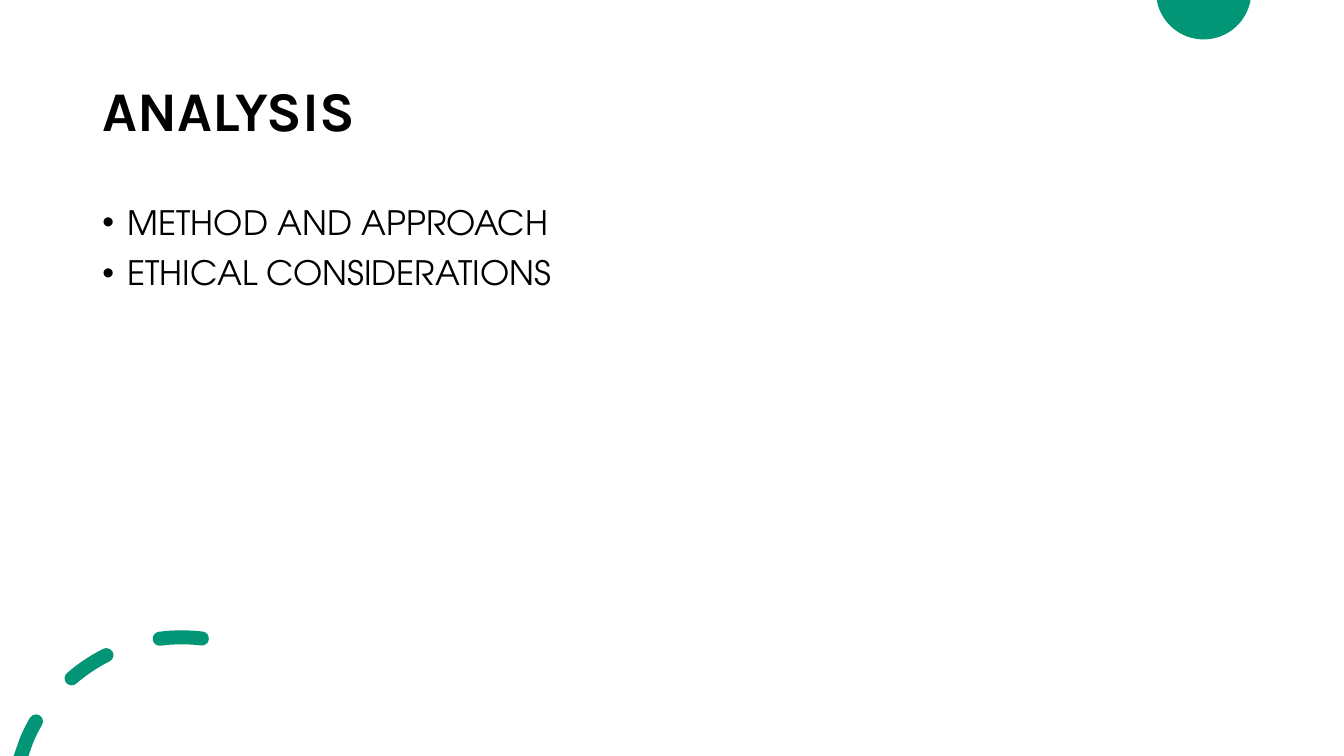
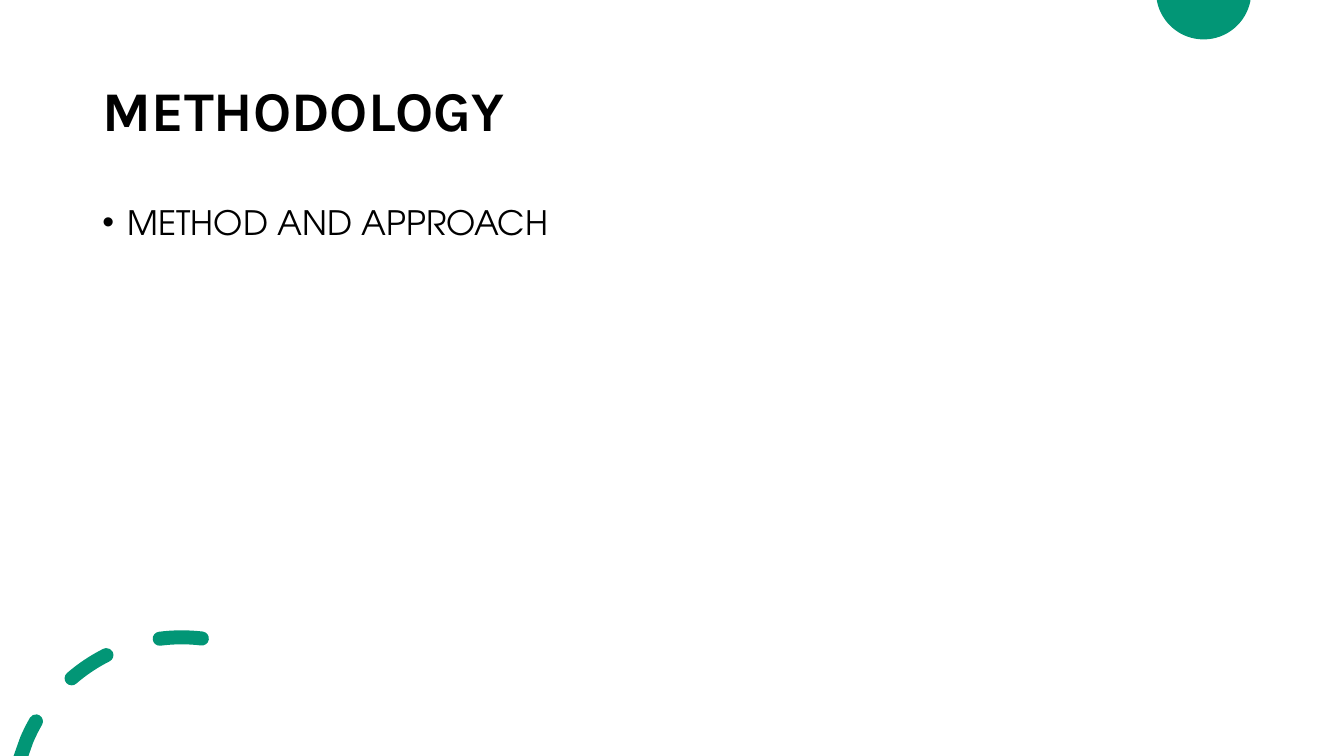
Before and after one commit to ilaluna/LIVING-SICSS, a slide deck: slide 10 of LIVING-SICCS.pptx (slide 6 before the commit). Drawn at 1344x756 pixels with LibreOffice and Linux fonts; fonts in the diff are those of the drawing. Boxes give left, top, right and bottom in pixels: in the first picture for what was removed or moved away, otherwise in the second. Text is boxed around its words. In the diff, an @@ line names an element or a change of style, - is before the commit and + after.

```diff
--- a/LIVING-SICCS.pptx
+++ b/LIVING-SICCS.pptx
@@ title at [102, 94, 504, 132]: text changed @@
-ANALYSIS
+METHODOLOGY
@@ text at [128, 259, 551, 286]: paragraph removed @@
-• ETHICAL CONSIDERATIONS
```
Also in this commit, not shown: 3 other slides changed, 10 slides added, 2 slides removed.
